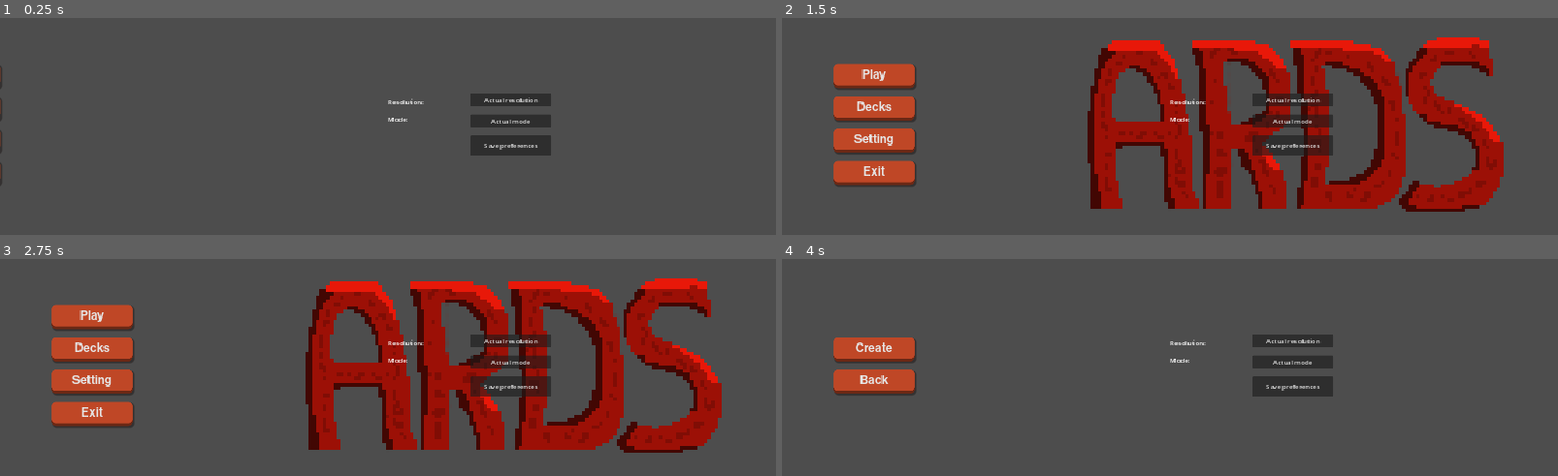
Above: before the commit, frames 1-4 (two rows, left to right).
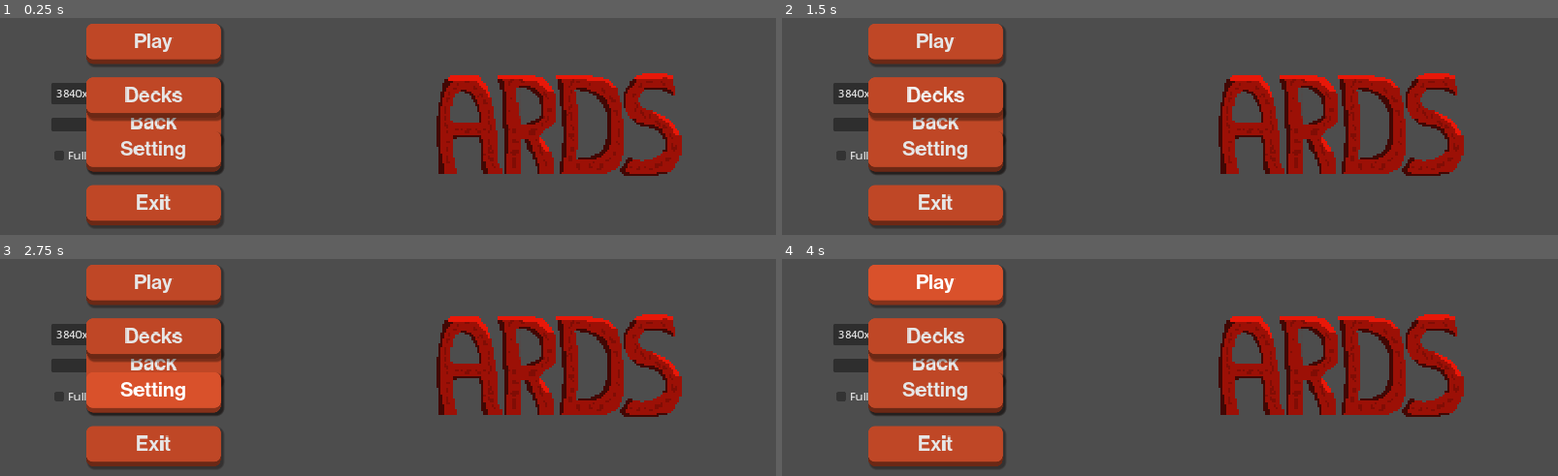
Above: after the commit, the same moments.

Repository: KadarGM/Ards-Cards
Game: Godot game, scene res://Assets/Scenes/main.tscn
The game is run twice, just before and just after one commit, with the same random seed, the same clock (stepped at 60 frames per second) and the same inputs.
Inputs (mouse positions are in pixels of both pictures, inside the frame that each line leads up to):
- Up to frame 1 (0.25 s): no input
- Up to frame 2 (1.5 s): click "Actual resolution" (after the commit: "3840x2160") at 0.5 s; click (1294, 119) at 1.25 s, where only the run before the commit has a clickable "Actual mode"
- Up to frame 3 (2.75 s): click (116, 395) at 2 s, where only the run after the commit has a clickable "FullScreen"
- Up to frame 4 (4 s): click "Decks" at 2.75 s; click (937, 285) at 3.5 s, where only the run after the commit has a clickable "Play"

The runs differ from the first frame. In frame 1, 25% of the frame differs, in the area x 0-88%, y 2-97%; in frame 2, 44%; in frame 3, 45%, in the area x 6-93%, y 2-97%; in frame 4, 25%.
Error after the commit: Parse Error: Identifier "COLOR" not declared in the current scope. (res://Assets/Scripts/mainMenuUI.gd:23)

Commit message:
lot of

Diff:
--- a/Assets/Scenes/mainUI.tscn
+++ b/Assets/Scenes/mainUI.tscn
@@ -1,8 +1,9 @@
-[gd_scene load_steps=16 format=3 uid="uid://cm7ypqm5xo3sy"]
+[gd_scene load_steps=17 format=3 uid="uid://cm7ypqm5xo3sy"]
 
 [ext_resource type="Script" path="res://Assets/Scripts/mainMenuUI.gd" id="1_wna4g"]
 [ext_resource type="FontFile" uid="uid://bevuvpoyfyh32" path="res://Assets/Graphics/Font/NHaasGroteskDSPro-65Md.otf" id="2_1g867"]
 [ext_resource type="Texture2D" uid="uid://ceuby7dsogavr" path="res://Assets/Graphics/UI/Ards_celek.png" id="2_n4erh"]
+[ext_resource type="Script" path="res://Assets/Scripts/settingSetup.gd" id="3_hd5xt"]
 
 [sub_resource type="StyleBoxFlat" id="StyleBoxFlat_k01dd"]
 bg_color = Color(0.290196, 0.266667, 0.258824, 1)
@@ -139,37 +140,15 @@
 [node name="MainUI" type="CanvasLayer"]
 script = ExtResource("1_wna4g")
 
-[node name="Logo" type="Control" parent="."]
-layout_direction = 1
-layout_mode = 3
-anchors_preset = 15
-anchor_right = 1.0
-anchor_bottom = 1.0
-grow_horizontal = 2
-grow_vertical = 2
-size_flags_horizontal = 4
-size_flags_vertical = 4
-
-[node name="TextureRect" type="TextureRect" parent="Logo"]
-layout_mode = 0
-offset_left = 1343.0
-offset_top = 395.0
-offset_right = 1920.0
-offset_bottom = 684.0
-pivot_offset = Vector2(577, 144)
-texture = ExtResource("2_n4erh")
-expand_mode = 2
-
 [node name="SettingSetup" type="Control" parent="."]
 light_mask = 0
 layout_mode = 3
-anchors_preset = 13
-anchor_left = 0.5
-anchor_right = 0.5
-anchor_bottom = 1.0
-offset_right = 1000.0
-grow_horizontal = 2
-grow_vertical = 2
+anchors_preset = 15
+anchor_right = 1.0
+anchor_bottom = 1.0
+grow_horizontal = 2
+grow_vertical = 2
+script = ExtResource("3_hd5xt")
 
 [node name="MarginContainer" type="MarginContainer" parent="SettingSetup"]
 layout_mode = 1
@@ -188,28 +167,6 @@
 layout_mode = 2
 size_flags_horizontal = 8
 
-[node name="NamesVBox" type="VBoxContainer" parent="SettingSetup/MarginContainer/HBoxContainer"]
-custom_minimum_size = Vector2(200, 140)
-layout_mode = 2
-size_flags_horizontal = 4
-theme_override_constants/separation = 20
-alignment = 1
-
-[node name="Resolution" type="Label" parent="SettingSetup/MarginContainer/HBoxContainer/NamesVBox"]
-layout_mode = 2
-text = "Resolution:"
-vertical_alignment = 1
-
-[node name="Mode" type="Label" parent="SettingSetup/MarginContainer/HBoxContainer/NamesVBox"]
-layout_mode = 2
-text = "Mode:"
-vertical_alignment = 1
-
-[node name="Save" type="Label" parent="SettingSetup/MarginContainer/HBoxContainer/NamesVBox"]
-custom_minimum_size = Vector2(0, 50)
-layout_mode = 2
-vertical_alignment = 1
-
 [node name="ChoiceVBox" type="VBoxContainer" parent="SettingSetup/MarginContainer/HBoxContainer"]
 custom_minimum_size = Vector2(200, 140)
 layout_mode = 2
@@ -217,48 +174,26 @@
 theme_override_constants/separation = 20
 alignment = 1
 
-[node name="ResolutionMenu" type="MenuButton" parent="SettingSetup/MarginContainer/HBoxContainer/ChoiceVBox"]
-layout_mode = 2
-text = "Actual resolution
-"
-flat = false
-icon_alignment = 1
-item_count = 5
-popup/item_0/text = "1280x720"
-popup/item_0/id = 0
-popup/item_1/text = "1600x900"
-popup/item_1/id = 1
-popup/item_2/text = "1920x1080"
-popup/item_2/id = 2
-popup/item_3/text = "2560x1440"
-popup/item_3/id = 3
-popup/item_4/text = "3840x2160"
-popup/item_4/id = 4
-
-[node name="ModeMenu" type="MenuButton" parent="SettingSetup/MarginContainer/HBoxContainer/ChoiceVBox"]
-layout_mode = 2
-text = "Actual mode"
-flat = false
-item_count = 3
-popup/item_0/text = "Windowed"
-popup/item_0/id = 0
-popup/item_1/text = "Fullscreen"
-popup/item_1/id = 1
-popup/item_2/text = "Fullscreen borderless"
-popup/item_2/id = 2
-
-[node name="SaveButton" type="Button" parent="SettingSetup/MarginContainer/HBoxContainer/ChoiceVBox"]
-custom_minimum_size = Vector2(0, 50)
-layout_mode = 2
-text = "Save preferences"
+[node name="ResolutionMenu" type="OptionButton" parent="SettingSetup/MarginContainer/HBoxContainer/ChoiceVBox"]
+layout_mode = 2
+fit_to_longest_item = false
+
+[node name="ScreenMenu" type="OptionButton" parent="SettingSetup/MarginContainer/HBoxContainer/ChoiceVBox"]
+layout_mode = 2
+fit_to_longest_item = false
+
+[node name="FullscreenBox" type="CheckBox" parent="SettingSetup/MarginContainer/HBoxContainer/ChoiceVBox"]
+layout_mode = 2
+text = "FullScreen"
 icon_alignment = 1
 
 [node name="ManageDecks" type="Control" parent="."]
 light_mask = 0
 layout_mode = 3
-anchors_preset = 9
-anchor_bottom = 1.0
-offset_right = 600.0
+anchors_preset = 15
+anchor_right = 1.0
+anchor_bottom = 1.0
+grow_horizontal = 2
 grow_vertical = 2
 
 [node name="MarginContainer" type="MarginContainer" parent="ManageDecks"]
@@ -314,9 +249,10 @@
 [node name="SettingMenu" type="Control" parent="."]
 light_mask = 0
 layout_mode = 3
-anchors_preset = 9
-anchor_bottom = 1.0
-offset_right = 600.0
+anchors_preset = 15
+anchor_right = 1.0
+anchor_bottom = 1.0
+grow_horizontal = 2
 grow_vertical = 2
 
 [node name="MarginContainer" type="MarginContainer" parent="SettingMenu"]
@@ -359,9 +295,10 @@
 [node name="MainMenu" type="Control" parent="."]
 light_mask = 0
 layout_mode = 3
-anchors_preset = 9
-anchor_bottom = 1.0
-offset_right = 600.0
+anchors_preset = 15
+anchor_right = 1.0
+anchor_bottom = 1.0
+grow_horizontal = 2
 grow_vertical = 2
 
 [node name="MarginContainer" type="MarginContainer" parent="MainMenu"]
@@ -435,6 +372,19 @@
 icon_alignment = 1
 metadata/_edit_use_anchors_ = true
 
+[node name="HBoxContainer2" type="HBoxContainer" parent="MainMenu/MarginContainer"]
+layout_mode = 2
+size_flags_horizontal = 8
+alignment = 2
+
+[node name="Logo" type="TextureRect" parent="MainMenu/MarginContainer/HBoxContainer2"]
+layout_mode = 2
+texture = ExtResource("2_n4erh")
+expand_mode = 2
+stretch_mode = 5
+
+[connection signal="item_selected" from="SettingSetup/MarginContainer/HBoxContainer/ChoiceVBox/ResolutionMenu" to="SettingSetup" method="_on_resolution_menu_item_selected"]
+[connection signal="toggled" from="SettingSetup/MarginContainer/HBoxContainer/ChoiceVBox/FullscreenBox" to="SettingSetup" method="_on_fullscreen_box_toggled"]
 [connection signal="pressed" from="ManageDecks/MarginContainer/HBoxContainer/VBoxContainer/backButton" to="." method="_on_back_button_pressed"]
 [connection signal="pressed" from="SettingMenu/MarginContainer/HBoxContainer/VBoxContainer/backButton" to="." method="_on_back_setting_button_pressed"]
 [connection signal="pressed" from="MainMenu/MarginContainer/HBoxContainer/VBoxContainer/playButton" to="." method="_on_play_button_pressed"]
--- a/Assets/Scripts/mainMenuUI.gd
+++ b/Assets/Scripts/mainMenuUI.gd
@@ -4,64 +4,69 @@
 @onready var decks_menu = $ManageDecks
 @onready var setting_menu = $SettingMenu
 @onready var logo = $Logo
-@onready var logo_rect = $Logo/TextureRect
+@onready var logo_rect = $MainMenu/MarginContainer/HBoxContainer2/Logo
 
 var tween: Tween
 
-func animation(type,dir1,dir2,cond):
+func _ready():
+	start()
+
+func animation(type,dir1,dir2,cond,anim,time):
 	tween = create_tween().set_ease(Tween.EASE_IN_OUT).set_trans(Tween.TRANS_CUBIC)
-	tween.tween_property(type, "position", Vector2(dir1,dir2), 0.7)
+	tween.tween_property(type, anim, Vector2(dir1,dir2), time)
 	if cond == false:
 		tween.tween_property(type, "visible", false, 0.1)
 	else:
 		type.visible = true
+func logo_animation(val, time, cond):
+	tween = create_tween().set_ease(Tween.EASE_IN_OUT).set_trans(Tween.TRANS_CUBIC)
+	tween.tween_property(logo_rect, "modulate",COLOR,time)
+	if cond == false:
+		tween.tween_property(logo_rect, "visible", false, 0.1)
+	else:
+		logo_rect.visible = true
 
 func start():
 	menu.position = Vector2(-400,0)
 	decks_menu.position = Vector2(-400,0)
 	setting_menu.position = Vector2(-400,0)
-	logo_rect.scale *= logo.size.x/1000
-	logo_rect.position = Vector2(logo.size.x + 1000,(logo.size.y - logo_rect.size.y)/2)
 
 	menu.visible = false
 	decks_menu.visible = false
 	setting_menu.visible = false
-	logo.visible = true
+	logo_rect.visible = true
 
-	animation(logo_rect,logo.size.x - 100 - logo_rect.size.x,(logo.size.y - logo_rect.size.y)/2,true)
-	animation(menu,0,0,true)
-
-func _ready():
-	start()
+	animation(menu,0,0,true,"position",0.7)
+	logo_animation(255, 0.7, true)
 
 func _on_play_button_pressed():
-	animation(logo_rect,logo.size.x + 1000,(logo.size.y - logo_rect.size.y)/2,false)
-	animation(menu,-400,0,false)
+	logo_animation(0, 0.7, false)
+	animation(menu,-400,0,false,"position",0.7)
 	await get_tree().create_timer(1.0).timeout
 	get_tree().change_scene_to_file("res://Assets/Scenes/game.tscn")
 
 func _on_manage_deck_button_pressed():
-	animation(logo_rect,logo.size.x + 1000,(logo.size.y - logo_rect.size.y)/2,false)
-	animation(decks_menu,0,0,true)
-	animation(menu,-400,0,false)
+	logo_animation(0, 0.7, false)
+	animation(decks_menu,0,0,true,"position",0.7)
+	animation(menu,-400,0,false,"position",0.7)
 
 func _on_setting_button_pressed():
-	animation(logo_rect,logo.size.x + 1000,(logo.size.y - logo_rect.size.y)/2,false)
-	animation(setting_menu,0,0,true)
-	animation(menu,-400,0,false)
+	logo_animation(0, 0.7, false)
+	animation(setting_menu,0,0,true,"position",0.7)
+	animation(menu,-400,0,false,"position",0.7)
 
 func _on_back_button_pressed():
-	animation(logo_rect,logo.size.x - 100 - logo_rect.size.x,(logo.size.y - logo_rect.size.y)/2,true)
-	animation(menu,0,0,true)
-	animation(decks_menu,-400,0,false)
+	logo_animation(255, 0.7, true)
+	animation(menu,0,0,true,"position",0.7)
+	animation(decks_menu,-400,0,false,"position",0.7)
 
 func _on_back_setting_button_pressed():
-	animation(logo_rect,logo.size.x - 100 - logo_rect.size.x,(logo.size.y - logo_rect.size.y)/2,true)
-	animation(menu,0,0,true)
-	animation(setting_menu,-400,0,false)
+	logo_animation(255, 0.7, true)
+	animation(menu,0,0,true,"position",0.7)
+	animation(setting_menu,-400,0,false,"position",0.7)
 
 func _on_exit_button_pressed():
-	animation(logo_rect,logo.size.x + 1000,(logo.size.y - logo_rect.size.y)/2,false)
-	animation(menu,-400,0,false)
+	logo_animation(0, 0.7, false)
+	animation(menu,-400,0,false,"position",0.7)
 	await get_tree().create_timer(1.0).timeout
 	get_tree().quit()
--- /dev/null
+++ b/Assets/Scripts/settingSetup.gd
@@ -0,0 +1,59 @@
+extends Control
+
+@onready var resolution_menu = $MarginContainer/HBoxContainer/ChoiceVBox/ResolutionMenu
+@onready var screen_menu = $MarginContainer/HBoxContainer/ChoiceVBox/ScreenMenu
+@onready var scale_slider = $MarginContainer/HBoxContainer/ChoiceVBox/ScaleBox/ScaleSlider
+@onready var scale_label = $MarginContainer/HBoxContainer/ChoiceVBox/ScaleBox/ScaleLabel
+@onready var fullscreen_box = $MarginContainer/HBoxContainer/ChoiceVBox/FullscreenBox
+@onready var fsr_options = $MarginContainer/HBoxContainer/ChoiceVBox/FSROptions
+
+var Resolutions : Dictionary = {
+	"3840x2160":Vector2i(3840,2160),
+	"2560x1440":Vector2i(2560,1080),
+	"1920x1080":Vector2i(1920,1080),
+	"1280x720":Vector2i(1280,720),
+	}
+
+func _ready():
+	add_resolutions()
+	check_variables()
+
+func check_variables():
+	var _window = get_window()
+	var mode = _window.get_mode()
+
+	if mode == Window.MODE_FULLSCREEN:
+		resolution_menu.set_disabled(true)
+		fullscreen_box.set_pressed_no_signal(true)
+
+func set_resolution_text():
+	var resolution_text = str(get_window().get_size().x) + "x" + str(get_window().get_size().y)
+	resolution_menu.set_text(resolution_text)
+
+func add_resolutions():
+	var current_resolution = get_window().get_size()
+	var ID = 0
+	for r in Resolutions:
+		resolution_menu.add_item(r, ID)
+		if Resolutions[r] == current_resolution:
+			resolution_menu.select(ID)
+		ID += 1
+
+func _on_resolution_menu_item_selected(index):
+	var ID = resolution_menu.get_item_text(index)
+	get_window().set_size(Resolutions[ID])
+	centre_window()
+
+func centre_window():
+	var center_screen = DisplayServer.screen_get_position() + DisplayServer.screen_get_size()/2
+	var window_size = get_window().get_size_with_decorations()
+	get_window().set_position(center_screen - window_size/2)
+
+func _on_fullscreen_box_toggled(toggled_on):
+	resolution_menu.set_disabled(toggled_on)
+	if toggled_on:
+		get_window().set_mode(Window.MODE_FULLSCREEN)
+	else:
+		get_window().set_mode(Window.MODE_WINDOWED)
+		centre_window()
+	get_tree().create_timer(.05).timeout.connect(set_resolution_text)
--- a/project.godot
+++ b/project.godot
@@ -17,9 +17,6 @@
 
 [display]
 
-window/size/viewport_width=1920
-window/size/viewport_height=1080
-window/size/resizable=false
 window/stretch/mode="canvas_items"
 
 [rendering]
